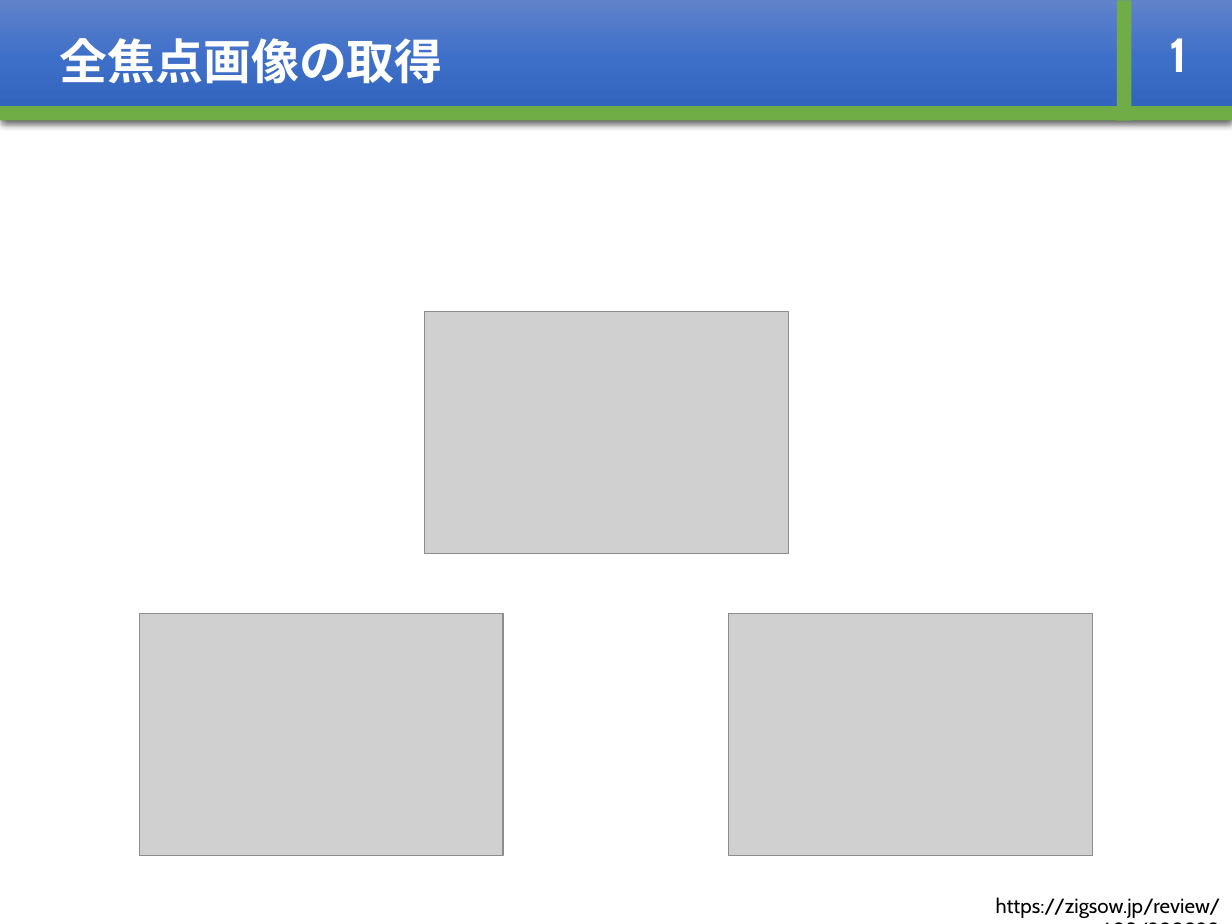
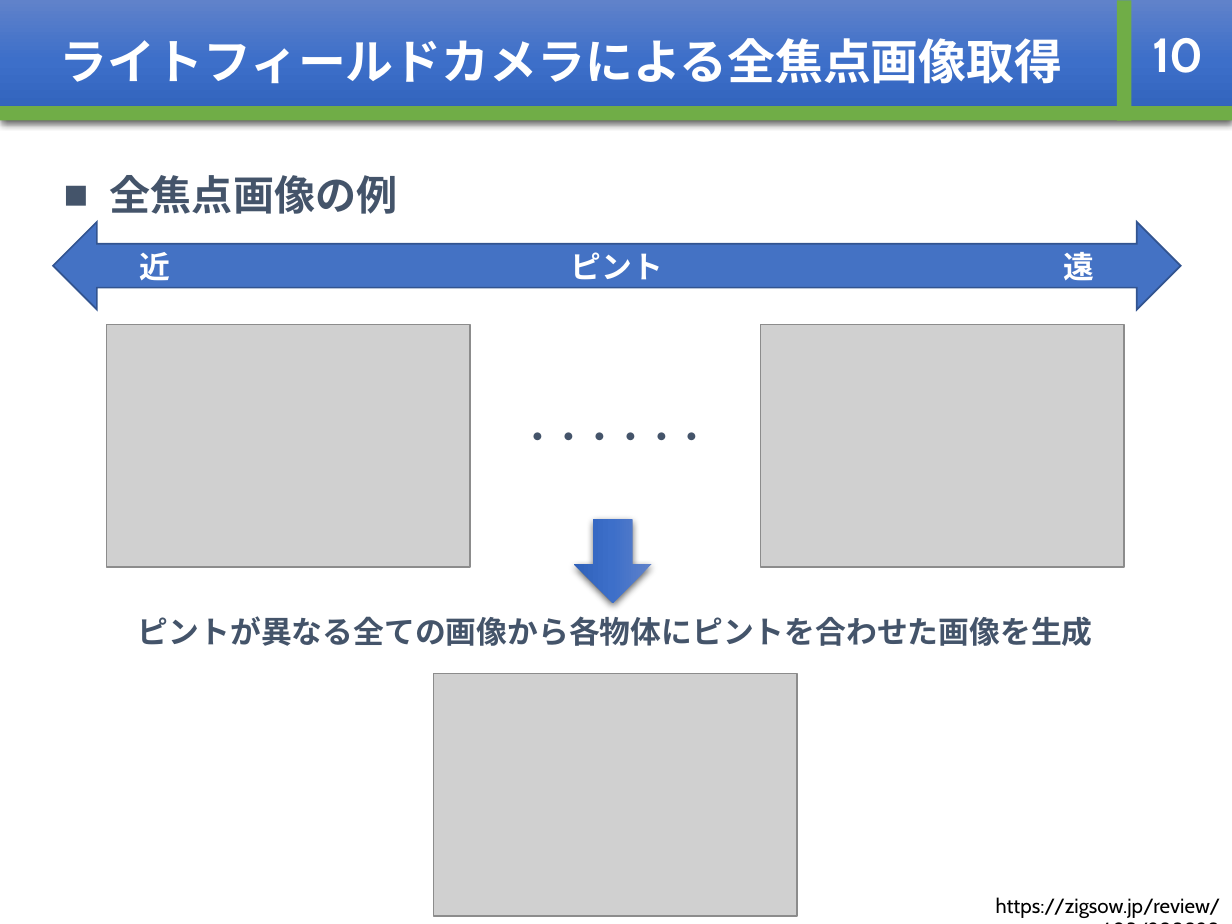
Before and after one commit to whcitizen/citizen_thesis, a slide deck: slide 13 of 03_mid_presentation/mid-presentation_20180219.pptx (slide 7 before the commit). Drawn at 1232x924 pixels with LibreOffice and Linux fonts; fonts in the diff are those of the drawing; grey boxes stand for pictures. Boxes give left, top, right and bottom in pixels: in the first picture for what was removed or moved away, otherwise in the second. Text is boxed around its words. In the diff, an @@ line names an element or a change of style, - is before the commit and + after.

```diff
--- a/03_mid_presentation/mid-presentation_20180219.pptx
+++ b/03_mid_presentation/mid-presentation_20180219.pptx
@@ text in rectangle at (x1=60, y1=38, x2=1062, y2=84): text changed @@
-全焦点画像の取得
+ライトフィールドカメラによる全焦点画像取得
@@ text at (x1=1152, y1=38, x2=1203, y2=73): text changed @@
-1
+10
@@ text added at (x1=110, y1=175, x2=397, y2=214), 24 pt, text #44546A, bold @@
+■ 全焦点画像の例
@@ left right arrow added at (x1=53, y1=222, x2=1180, y2=309), fill #4472C4, outline #325491 1 pt, 18 pt, text #FFFFFF, bold @@
+近 ピント 遠
@@ picture moved from (x1=139, y1=614, x2=503, y2=856) to (x1=106, y1=325, x2=469, y2=568) @@
@@ picture moved from (x1=729, y1=614, x2=1093, y2=856) to (x1=760, y1=325, x2=1124, y2=568) @@
@@ text added at (x1=523, y1=432, x2=708, y2=440), 18 pt, text #44546A, bold @@
+・・・・・・
@@ right arrow added at (x1=573, y1=519, x2=651, y2=603), fill gradient #6183CB to #3E70CA to #3062BB @@
@@ text added at (x1=138, y1=616, x2=1093, y2=646), 18 pt, text #44546A, bold @@
+ピントが異なる全ての画像から各物体にピントを合わせた画像を生成
@@ picture moved from (x1=425, y1=312, x2=788, y2=554) to (x1=434, y1=674, x2=797, y2=917) @@
```
Also in this commit, not shown: 11 other slides changed, 8 slides added, 3 slides removed.
